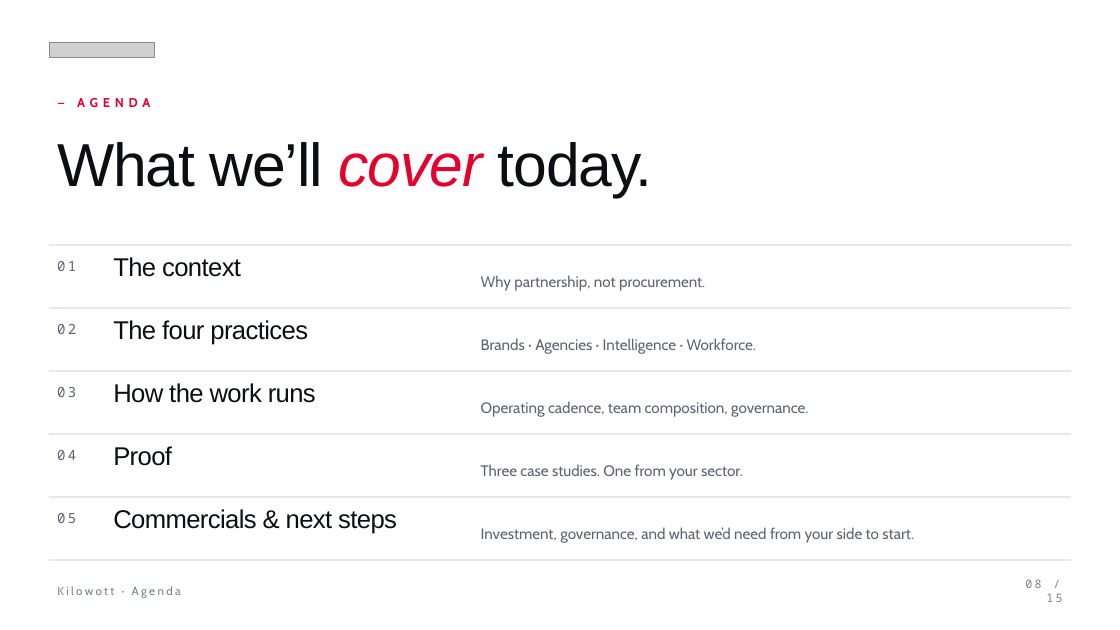
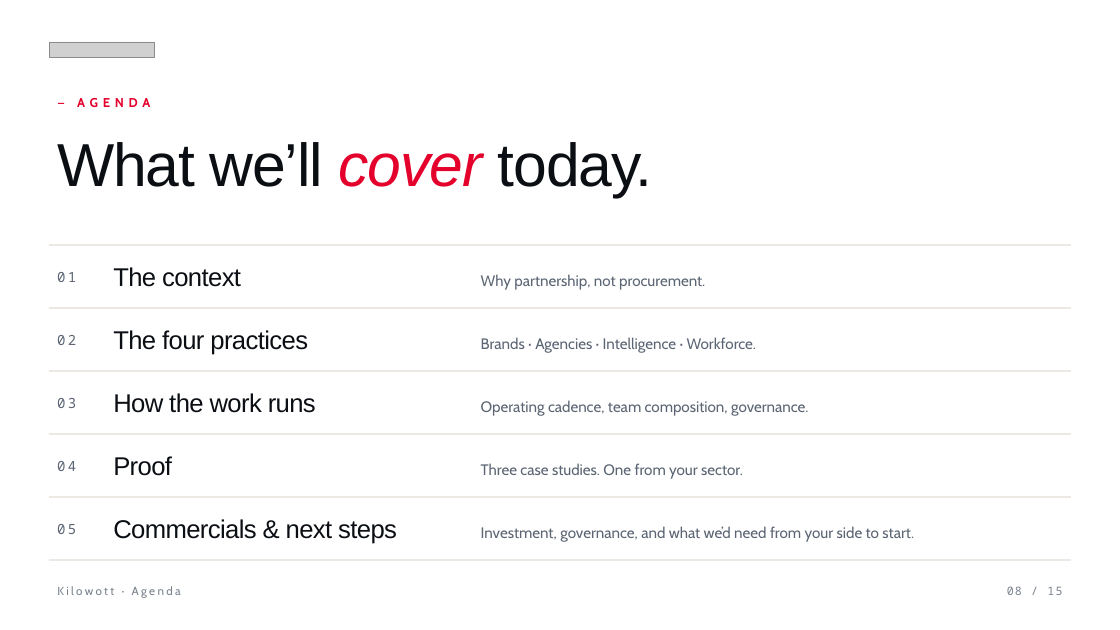
Before and after one commit to zoeytad/kilowott-design-system, a slide deck: slide 8 of project/downloads/kilowott-deck-template.pptx. Drawn at 1120x630 pixels with LibreOffice and Linux fonts; fonts in the diff are those of the drawing; grey boxes stand for pictures. Boxes give left, top, right and bottom in pixels: in the first picture for what was removed or moved away, otherwise in the second. Text is boxed around its words. In the diff, an @@ line names an element or a change of style, - is before the commit and + after.

```diff
--- a/project/downloads/kilowott-deck-template.pptx
+++ b/project/downloads/kilowott-deck-template.pptx
@@ text "01": place and size @@
-text "01" at bbox=[57, 261, 76, 271]
+text "01" at bbox=[57, 272, 76, 282]
@@ text "The context": place and size @@
-text "The context" at bbox=[113, 257, 241, 277]
+text "The context" at bbox=[113, 267, 241, 287]
@@ text "02": place and size @@
-text "02" at bbox=[57, 324, 76, 334]
+text "02" at bbox=[57, 335, 76, 345]
@@ text "The four practices": place and size @@
-text "The four practices" at bbox=[113, 320, 308, 345]
+text "The four practices" at bbox=[113, 330, 308, 355]
@@ text "03": place and size @@
-text "03" at bbox=[57, 387, 76, 397]
+text "03" at bbox=[57, 398, 76, 408]
@@ text "How the work runs": place and size @@
-text "How the work runs" at bbox=[113, 383, 316, 403]
+text "How the work runs" at bbox=[113, 393, 316, 413]
@@ text "04": place and size @@
-text "04" at bbox=[57, 450, 76, 460]
+text "04" at bbox=[57, 461, 76, 471]
@@ text "Proof": place and size @@
-text "Proof" at bbox=[113, 446, 172, 466]
+text "Proof" at bbox=[113, 456, 172, 476]
@@ text "05": place and size @@
-text "05" at bbox=[57, 513, 76, 523]
+text "05" at bbox=[57, 524, 76, 534]
@@ text "Commercials & next steps": place and size @@
-text "Commercials & next steps" at bbox=[113, 509, 397, 534]
+text "Commercials & next steps" at bbox=[113, 519, 397, 544]
@@ text "08 / 15": place and size @@
-text "08 / 15" at bbox=[1025, 579, 1062, 602]
+text "08 / 15" at bbox=[1007, 586, 1062, 595]
@@ text "08 / 15" at bbox=[1007, 586, 1062, 595]: letter spacing 2 to 1 pt @@
```
Also in this commit, not shown: 14 other slides changed.
